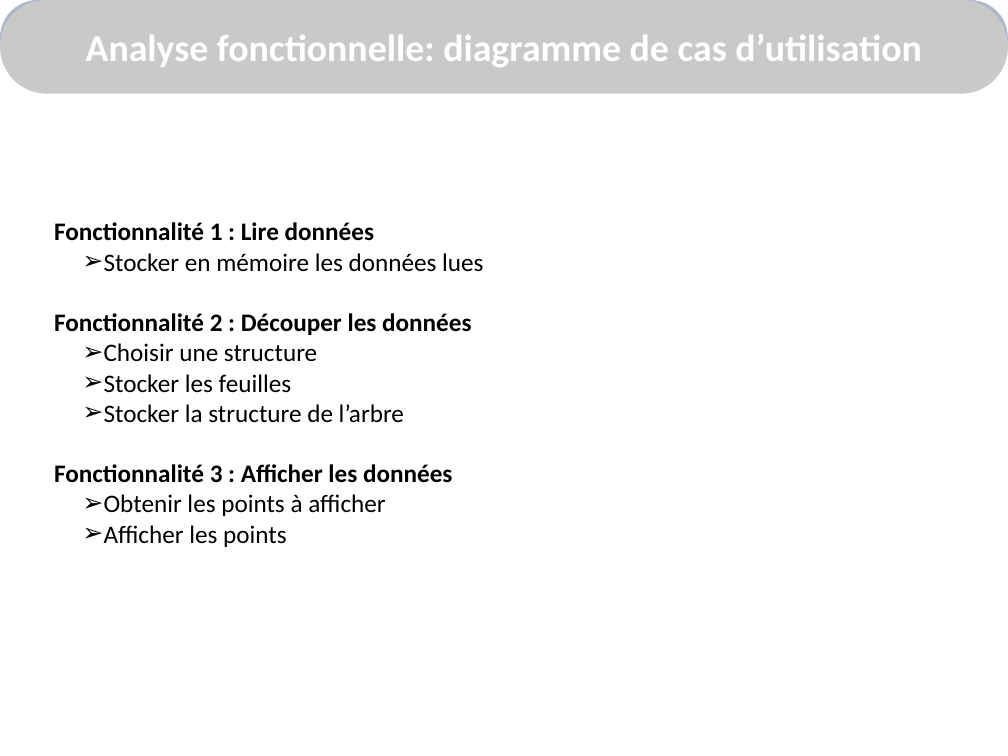
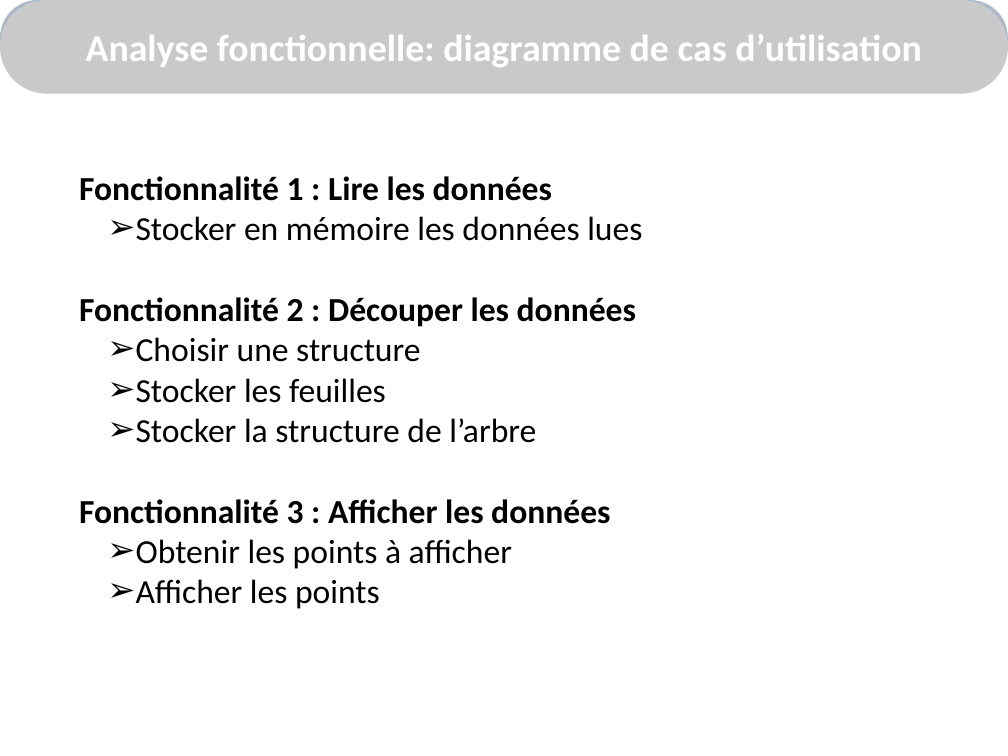
Before and after one commit to alkra/benchOKR, a slide deck: slide 7 of doc/presentationCopil/presentationVersion22Mars.pptx. Drawn at 1008x756 pixels with LibreOffice and Linux fonts; fonts in the diff are those of the drawing; background and template pictures are left out. Boxes give left, top, right and bottom in pixels: in the first picture for what was removed or moved away, otherwise in the second. Text is boxed around its words. In the diff, an @@ line names an element or a change of style, - is before the commit and + after.

```diff
--- a/doc/presentationCopil/presentationVersion22Mars.pptx
+++ b/doc/presentationCopil/presentationVersion22Mars.pptx
@@ text "Fonctionnalité 1 : Lire les ...": place and size @@
-text "Fonctionnalité 1 : Lire les ..." at <box>54,222,483,547</box>
+text "Fonctionnalité 1 : Lire les ..." at <box>79,176,642,609</box>
@@ text at <box>79,176,552,201</box>: text changed; size 18 to 24 pt @@
-Fonctionnalité 1 : Lire données
+Fonctionnalité 1 : Lire les données
@@ text at <box>79,216,642,609</box>: size 18 to 24 pt in "Stocker en mémoire les données lues", "Fonctionnalité 2 : Découper les données", "Choisir une structure", "Stocker les feuilles" and 4 more places @@
```
Also in this commit, not shown: 9 other slides changed, 3 slides added, 3 slides removed, 1 other file.
